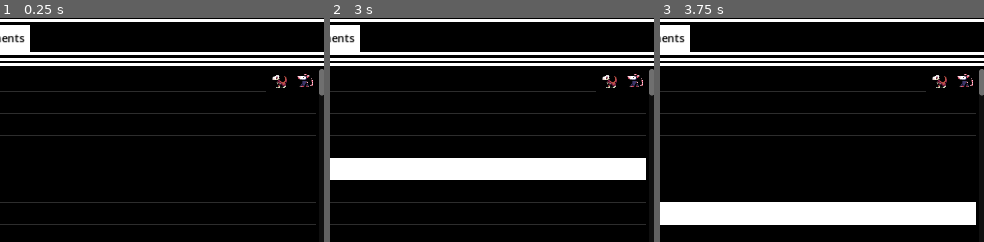
Above: before the commit, frames 1-3 (left to right).
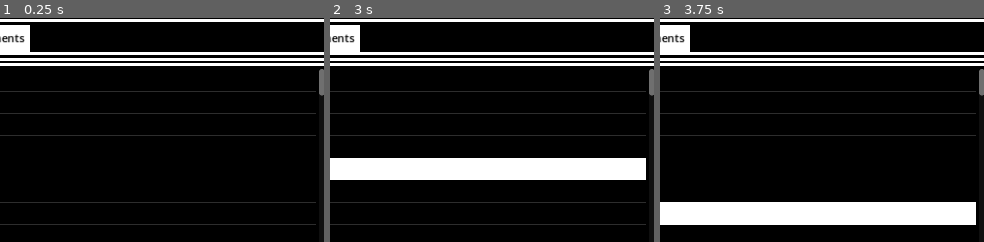
Above: after the commit, the same moments.

Repository: badgernested/godot-screenreader
Game: Godot game, scene res://sample_assets/Main.tscn
Two runs of this game, one before a commit and one after it. Both use one fixed random seed, a clock stepped at 60 frames per second and the inputs below. Video files are missing from this copy of the repository; at most half a second of black plays in their place.
Inputs (mouse positions are % of the whole screen's width and height, from its top left):
- Up to frame 1 (0.25 s): no input
- Up to frame 2 (3 s): click "Minimize" at 0.5 s; click "Maximize" at 1.25 s; click "Windowed" at 2 s; tap Enter (DOM_select) at 2.75 s; move the mouse to (88, 45) at 2.77 s; hold Up (DOM_up) from 2.78 s (still down); hold Left (DOM_item_decrement) from 2.78 s (still down); click (88, 45) at 2.92 s
- Up to frame 3 (3.75 s): tap Space at 3.02, 3.5 s; release Up (DOM_up) at 3.5 s; release Left (DOM_item_decrement) at 3.5 s; drag from (37, 55) to (55, 70) at 3.52 s
The pictures show only the part of the screen within x 43-93%, y 11-61%; the shares and areas given below are measured in that part.

The runs differ from the first frame. In frame 1, 0.3% of the frame differs, in the area x 82-98%, y 25-34%; in frame 2, 0.3%; in frame 3, 0.3%.
Error in both runs: Out of bounds get index '0' (on base: 'PackedStringArray') (res://screenreader/scripts/TTS.gd:15)

Commit message:
Removed tree buttons from demo

Diff:
--- a/sample_assets/main.gd
+++ b/sample_assets/main.gd
@@ -35,9 +35,6 @@
 	trees.set_column_title(0, "Test Tree")
 	var root = trees.create_item()
 	root.set_text(0,"res://")
-	var texture = Texture2D.new()
-	root.add_button(0, preload("res://sample_assets/img/icon/icon10.png"),0,false,"Hello World")
-	root.add_button(0, preload("res://sample_assets/img/icon/icon9.png"),1,false,"Hello World")
 	tree_render(trees, root, "res://")
 
 func tree_render(tree, parent, filepath):
